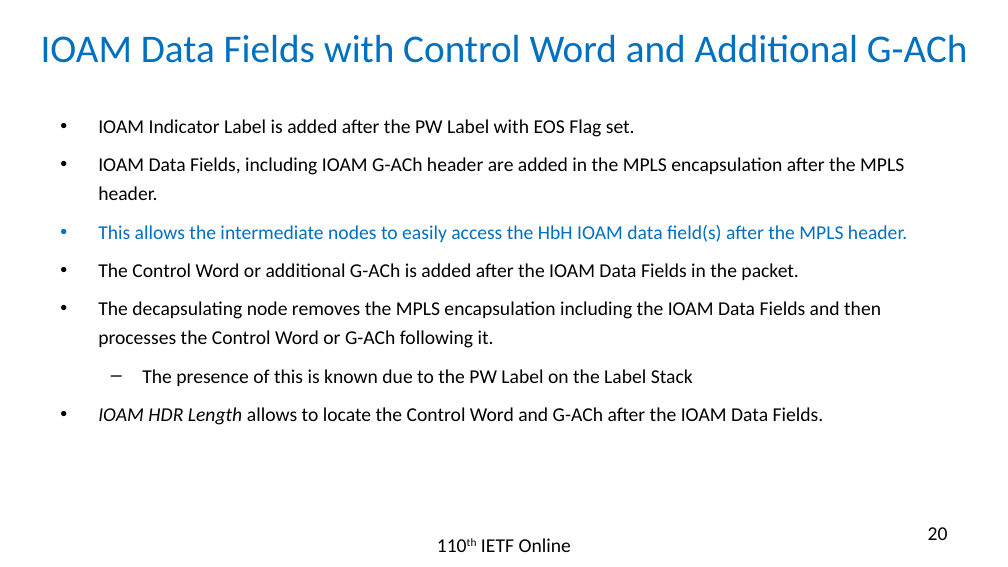
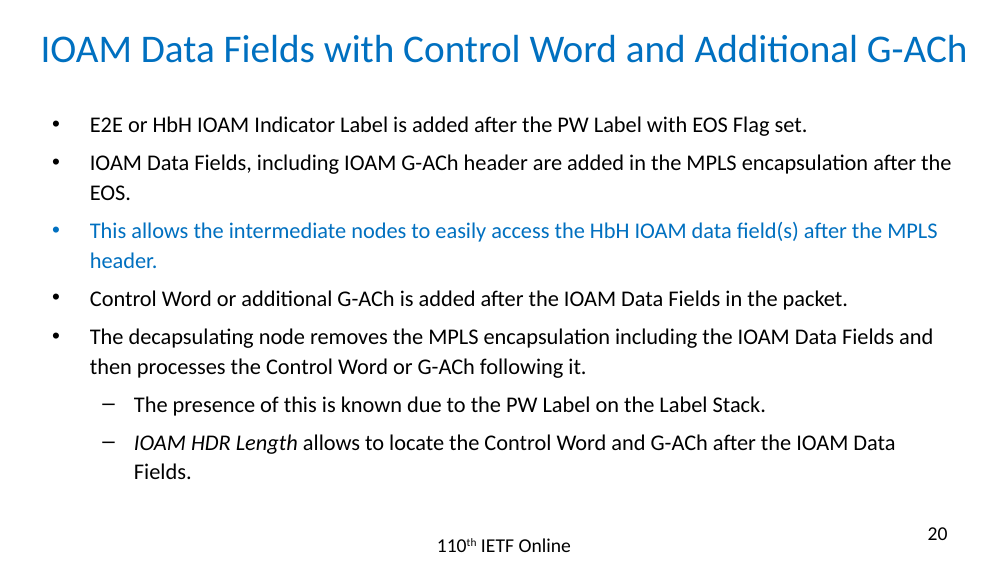
Before and after one commit to rakgandhi/ietf-slides, a slide deck: slide 20 of draft-gandhi-mpls-ioam-sr-06.pptx. Drawn at 1008x567 pixels with LibreOffice and Linux fonts; fonts in the diff are those of the drawing. Boxes give left, top, right and bottom in pixels: in the first picture for what was removed or moved away, otherwise in the second. Text is boxed around its words. In the diff, an @@ line names an element or a change of style, - is before the commit and + after.

```diff
--- a/draft-gandhi-mpls-ioam-sr-06.pptx
+++ b/draft-gandhi-mpls-ioam-sr-06.pptx
@@ text "E2E or HbH IOAM Indicator ...": place and size @@
-text "E2E or HbH IOAM Indicator ..." at (98,119,907,425)
+text "E2E or HbH IOAM Indicator ..." at (90,116,951,479)
@@ text at (90,116,951,200): text changed; size 14 to 16 pt @@
-• IOAM Indicator Label is added after the PW Label with EOS Flag set.
-• IOAM Data Fields, including IOAM G-ACh header are added in the MPLS encapsulation after the MPLS header.
+• E2E or HbH IOAM Indicator Label is added after the PW Label with EOS Flag set.
+• IOAM Data Fields, including IOAM G-ACh header are added in the MPLS encapsulation after the EOS.
@@ text at (90,222,937,479): size 14 to 16 pt in "This allows the intermediate nodes to easily ...", "The decapsulating node removes the MPLS encapsulation ...", "IOAM HDR Length allows to locate the ..."; bullet • to –; list level 1 to 2 in "IOAM HDR Length allows to ..." @@
@@ text at (90,290,848,310): text changed; size 14 to 16 pt @@
-• The Control Word or additional G-ACh is added after the IOAM Data Fields in the packet.
+• Control Word or additional G-ACh is added after the IOAM Data Fields in the packet.
@@ text at (134,396,766,416): text changed; size 14 to 16 pt @@
-  – The presence of this is known due to the PW Label on the Label Stack
+  – The presence of this is known due to the PW Label on the Label Stack.
```
Also in this commit, not shown: 1 other file.
